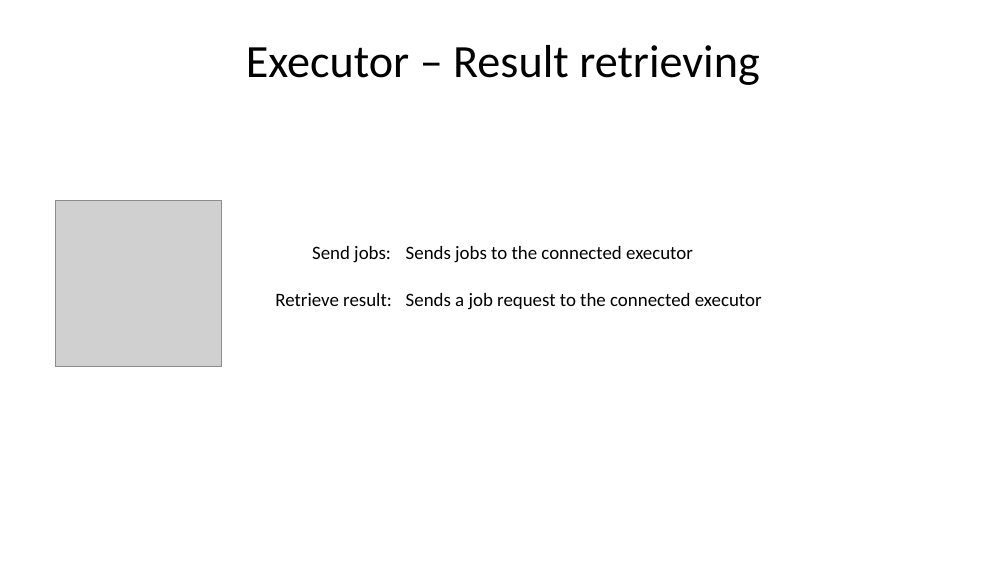
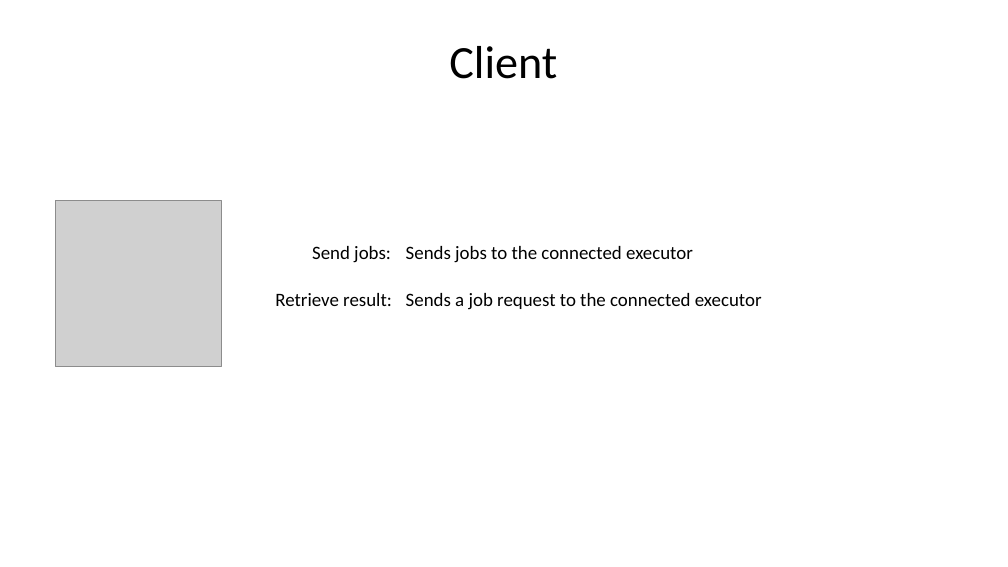
Before and after one commit to Alenichel/MartinaNichelini-DistributedJobScheduling, a slide deck: slide 8 of doc/Presentation.pptx. Drawn at 1008x567 pixels with LibreOffice and Linux fonts; fonts in the diff are those of the drawing; grey boxes stand for pictures. Boxes give left, top, right and bottom in pixels: in the first picture for what was removed or moved away, otherwise in the second. Text is boxed around its words. In the diff, an @@ line names an element or a change of style, - is before the commit and + after.

Commit message:
Minor changes

```diff
--- a/doc/Presentation.pptx
+++ b/doc/Presentation.pptx
@@ title at (449,46,557,79): text changed @@
-Executor – Result retrieving
+Client
```
